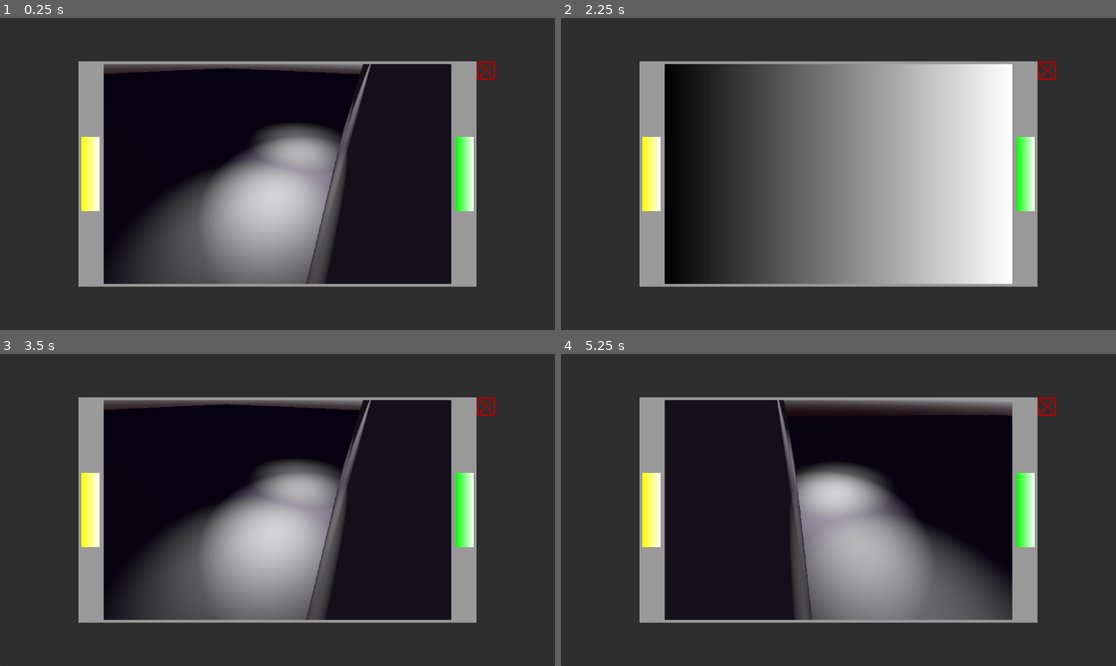
Above: before the commit, frames 1-4 (two rows, left to right).
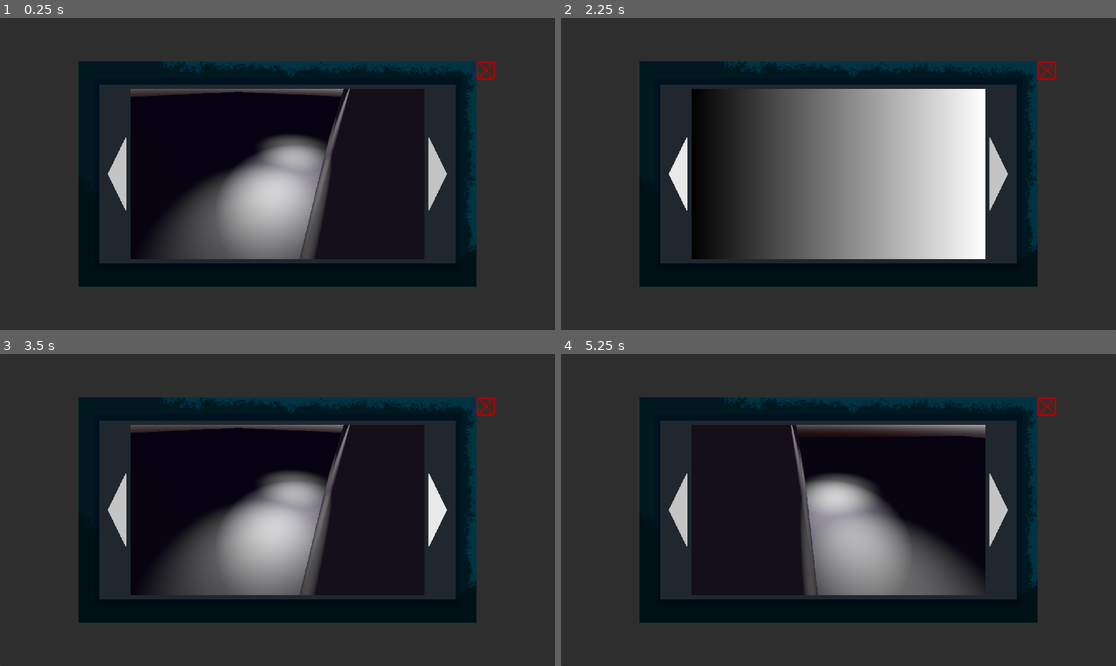
Above: after the commit, the same moments.

Repository: Blulow/brackeysjam
Game: Godot game, scene res://scenes/popup_ui/tv_popup.tscn
The game is run twice, just before and just after one commit, with the same random seed, the same clock (stepped at 60 frames per second) and the same inputs. This scene is started directly instead of the project's main scene.
Inputs (mouse positions are in pixels of both pictures, inside the frame that each line leads up to; where the layout moved, square brackets give the same spot in the first picture):
- Up to frame 1 (0.25 s): no input
- Up to frame 2 (2.25 s): click (677, 174) [649, 174] at 0.5 s; click (999, 174) [1027, 174] at 1.25 s; click (677, 174) [649, 174] at 2 s
- Up to frame 3 (3.5 s): click (438, 510) [466, 510] at 2.75 s
- Up to frame 4 (5.25 s): click (677, 510) [649, 510] at 3.5 s; click (999, 510) [1027, 510] at 4.25 s; tap Enter at 5 s; move the mouse to (960, 494) at 5.02 s; click (960, 494) at 5.17 s

The runs differ from the first frame. In frame 1, 25% of the frame differs, in the area x 14-86%, y 13-87%; in frame 2, 22%; in frame 3, 25%; in frame 4, 23%.
Error in both runs: Invalid access to property or key 'people' on a base object of type 'Nil'. (res://scripts/people/cam/cam_people.gd:10)

Commit message:
add: tv ui sprites

Diff:
--- a/scenes/popup_ui/tv_popup.tscn
+++ b/scenes/popup_ui/tv_popup.tscn
@@ -4,34 +4,27 @@
 [ext_resource type="PackedScene" uid="uid://bul24ekiahunx" path="res://scenes/popup_ui/ui/popup_overlay.tscn" id="1_rtmft"]
 [ext_resource type="PackedScene" uid="uid://dqp20ijshb2ac" path="res://scenes/popup_ui/ui/close_button.tscn" id="2_eptdl"]
 [ext_resource type="PackedScene" uid="uid://cabn6k3mebemq" path="res://scenes/popup_ui/ui/security_camera.tscn" id="2_kb2g4"]
-[ext_resource type="PackedScene" uid="uid://bf6f0ro2m656y" path="res://scenes/components/ui/animated_button_component.tscn" id="3_teyo4"]
+[ext_resource type="Texture2D" uid="uid://sfxjvyq8qdmn" path="res://assets/images/ui/tv_arrows/left_btn.png" id="3_8k7v7"]
+[ext_resource type="Texture2D" uid="uid://c8hp1uhnctiit" path="res://assets/images/ui/tv_arrows/left_btn_pressed.png" id="4_npi8o"]
+[ext_resource type="Texture2D" uid="uid://dipix856hcweb" path="res://assets/images/ui/tv_arrows/left_btn_hover.png" id="5_3f6pa"]
+[ext_resource type="Texture2D" uid="uid://6lfyh17oasif" path="res://assets/images/ui/tv_ui.png" id="5_ntikx"]
+[ext_resource type="Texture2D" uid="uid://dfk8ishw052va" path="res://assets/images/ui/tv_arrows/right_btn.png" id="8_7xumo"]
+[ext_resource type="Texture2D" uid="uid://bfgqaeugbwusa" path="res://assets/images/ui/tv_arrows/right_btn_pressed.png" id="9_lou6p"]
+[ext_resource type="Texture2D" uid="uid://djl1us0s1ak0y" path="res://assets/images/ui/tv_arrows/right_btn_hover.png" id="10_gq164"]
 
 [sub_resource type="StyleBoxFlat" id="StyleBoxFlat_tef5t"]
 content_margin_left = 10.0
 content_margin_top = 10.0
 content_margin_right = 10.0
 content_margin_bottom = 10.0
-
-[sub_resource type="Gradient" id="Gradient_5qc8h"]
-colors = PackedColorArray(1, 1, 0, 1, 1, 1, 1, 1)
-
-[sub_resource type="GradientTexture2D" id="GradientTexture2D_teyo4"]
-gradient = SubResource("Gradient_5qc8h")
-height = 256
+bg_color = Color(0.12423706, 0.1536951, 0.1796875, 1)
 
 [sub_resource type="Gradient" id="Gradient_ntikx"]
 
 [sub_resource type="GradientTexture2D" id="GradientTexture2D_mtuw5"]
 gradient = SubResource("Gradient_ntikx")
-width = 1202
-height = 750
-
-[sub_resource type="Gradient" id="Gradient_q2au0"]
-colors = PackedColorArray(0, 1, 0, 1, 1, 1, 1, 1)
-
-[sub_resource type="GradientTexture2D" id="GradientTexture2D_devuh"]
-gradient = SubResource("Gradient_q2au0")
-height = 256
+width = 1017
+height = 590
 
 [node name="TVPopup" type="Control" unique_id=1802960549 groups=["popup"]]
 layout_mode = 3
@@ -84,18 +77,20 @@
 [node name="HBoxContainer" type="HBoxContainer" parent="UI/PanelContainer" unique_id=122129040]
 layout_mode = 2
 theme_override_constants/separation = 14
+alignment = 1
 
 [node name="LeftButton" type="TextureButton" parent="UI/PanelContainer/HBoxContainer" unique_id=227863324]
 layout_mode = 2
 size_flags_vertical = 4
-texture_normal = SubResource("GradientTexture2D_teyo4")
-
-[node name="AnimatedButtonComponent" parent="UI/PanelContainer/HBoxContainer/LeftButton" unique_id=231881551 instance=ExtResource("3_teyo4")]
-layout_mode = 0
+texture_normal = ExtResource("3_8k7v7")
+texture_pressed = ExtResource("4_npi8o")
+texture_hover = ExtResource("5_3f6pa")
 
 [node name="TextureRect" type="TextureRect" parent="UI/PanelContainer/HBoxContainer" unique_id=1098372172]
 layout_mode = 2
+size_flags_vertical = 4
 texture = SubResource("GradientTexture2D_mtuw5")
+stretch_mode = 2
 
 [node name="SubViewportContainer" type="SubViewportContainer" parent="UI/PanelContainer/HBoxContainer/TextureRect" unique_id=547843674]
 layout_mode = 1
@@ -108,7 +103,7 @@
 
 [node name="SubViewport" type="SubViewport" parent="UI/PanelContainer/HBoxContainer/TextureRect/SubViewportContainer" unique_id=15294461]
 handle_input_locally = false
-size = Vector2i(1202, 760)
+size = Vector2i(1017, 590)
 render_target_update_mode = 4
 
 [node name="SecurityCamera" parent="UI/PanelContainer/HBoxContainer/TextureRect/SubViewportContainer/SubViewport" unique_id=614481693 instance=ExtResource("2_kb2g4")]
@@ -116,10 +111,22 @@
 [node name="RightButton" type="TextureButton" parent="UI/PanelContainer/HBoxContainer" unique_id=1095833913]
 layout_mode = 2
 size_flags_vertical = 4
-texture_normal = SubResource("GradientTexture2D_devuh")
+texture_normal = ExtResource("8_7xumo")
+texture_pressed = ExtResource("9_lou6p")
+texture_hover = ExtResource("10_gq164")
 
-[node name="AnimatedButtonComponent" parent="UI/PanelContainer/HBoxContainer/RightButton" unique_id=1129492573 instance=ExtResource("3_teyo4")]
+[node name="Control" type="Control" parent="UI/PanelContainer" unique_id=1328098116]
+layout_mode = 2
+mouse_filter = 2
+
+[node name="TextureRect" type="TextureRect" parent="UI/PanelContainer/Control" unique_id=257048390]
 layout_mode = 0
+offset_left = -10.0
+offset_top = -10.0
+offset_right = 1368.0
+offset_bottom = 770.0
+mouse_filter = 2
+texture = ExtResource("5_ntikx")
 
 [node name="CloseButton" parent="UI" unique_id=1617579724 instance=ExtResource("2_eptdl")]
 layout_mode = 0
Binary file added: assets/images/ui/tv_arrows/left_btn.png
Not shown, added: assets/images/ui/tv_arrows/left_btn.png.import
Binary file added: assets/images/ui/tv_arrows/left_btn_hover.png
Not shown, added: assets/images/ui/tv_arrows/left_btn_hover.png.import
Binary file added: assets/images/ui/tv_arrows/left_btn_pressed.png
Not shown, added: assets/images/ui/tv_arrows/left_btn_pressed.png.import
Binary file added: assets/images/ui/tv_arrows/right_btn.png
Not shown, added: assets/images/ui/tv_arrows/right_btn.png.import
Binary file added: assets/images/ui/tv_arrows/right_btn_hover.png
Not shown, added: assets/images/ui/tv_arrows/right_btn_hover.png.import
Binary file added: assets/images/ui/tv_arrows/right_btn_pressed.png
Not shown, added: assets/images/ui/tv_arrows/right_btn_pressed.png.import
(and 2 more such lines)
